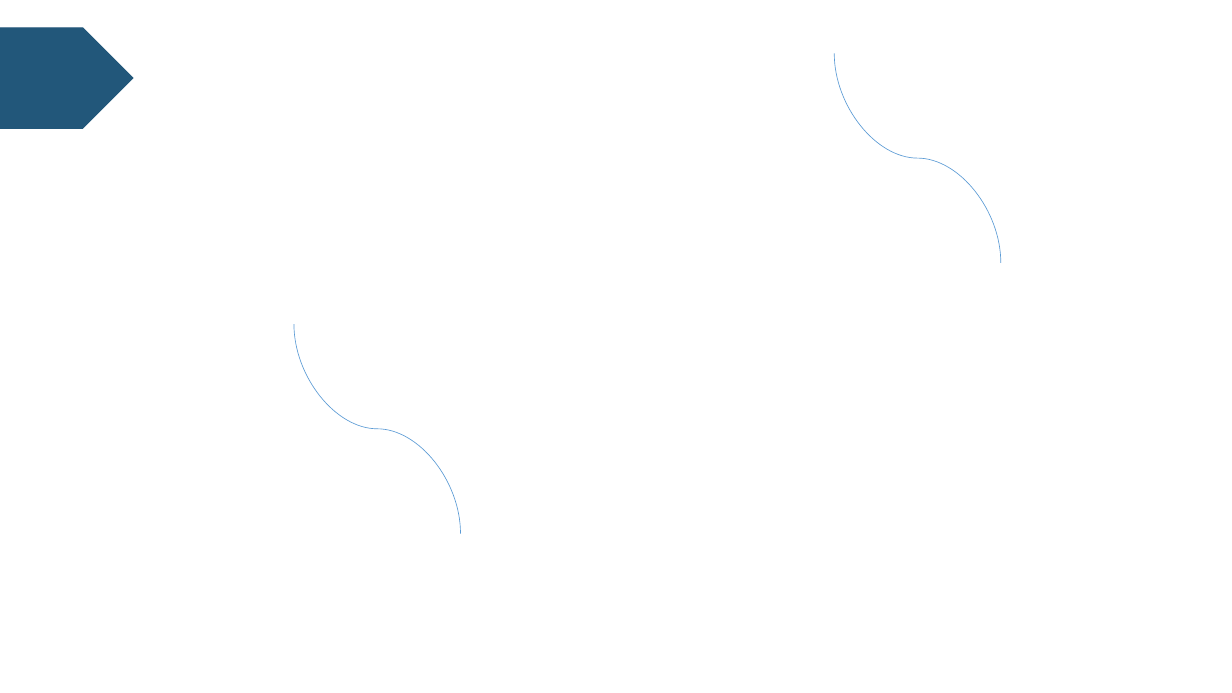
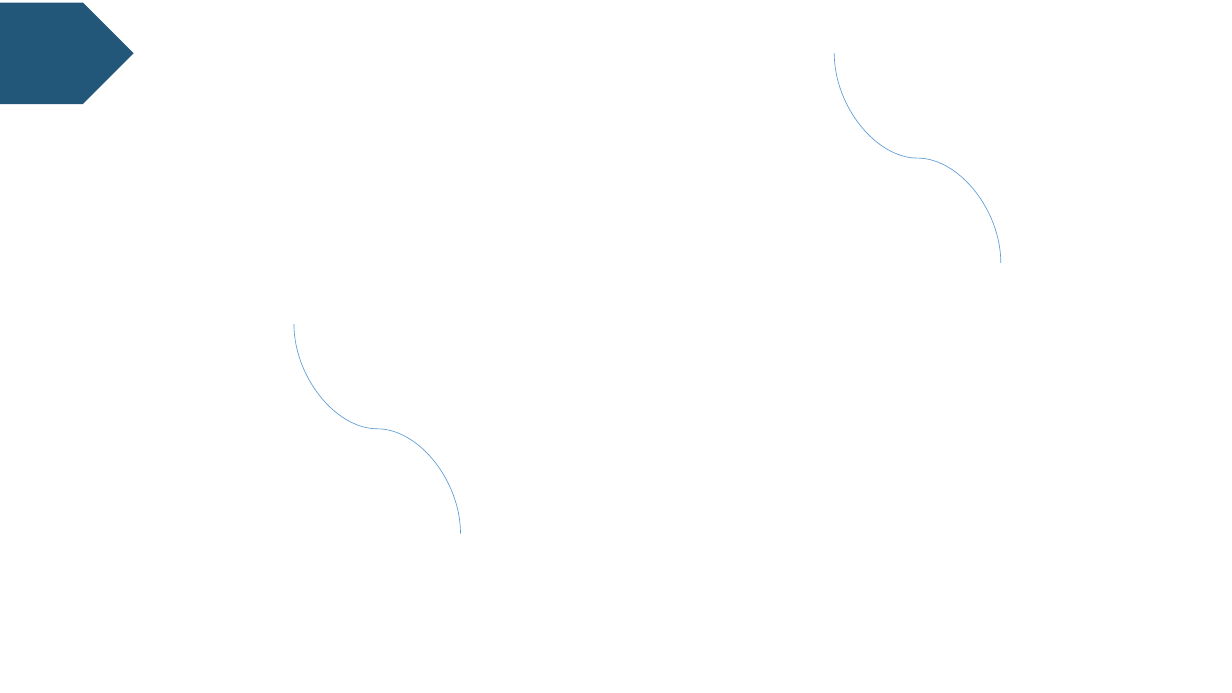
Before and after one commit to jcl22/StockSystem, a slide deck: slide 3 of Plantillas fondos.pptx. Drawn at 1232x693 pixels with LibreOffice and Linux fonts; fonts in the diff are those of the drawing. Boxes give left, top, right and bottom in pixels: in the first picture for what was removed or moved away, otherwise in the second. Text is boxed around its words. In the diff, an @@ line names an element or a change of style, - is before the commit and + after.

```diff
--- a/Plantillas fondos.pptx
+++ b/Plantillas fondos.pptx
@@ pentagon arrow: place and size @@
-pentagon arrow at (0, 28, 133, 128)
+pentagon arrow at (0, 4, 133, 104)
```
Also in this commit, not shown: 1 other slide changed, 4 other files.
